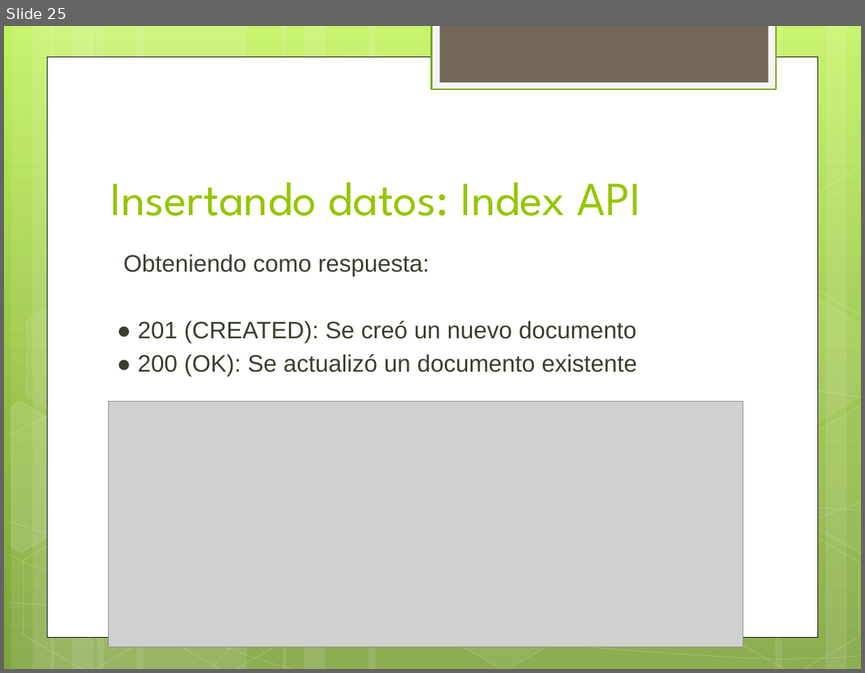
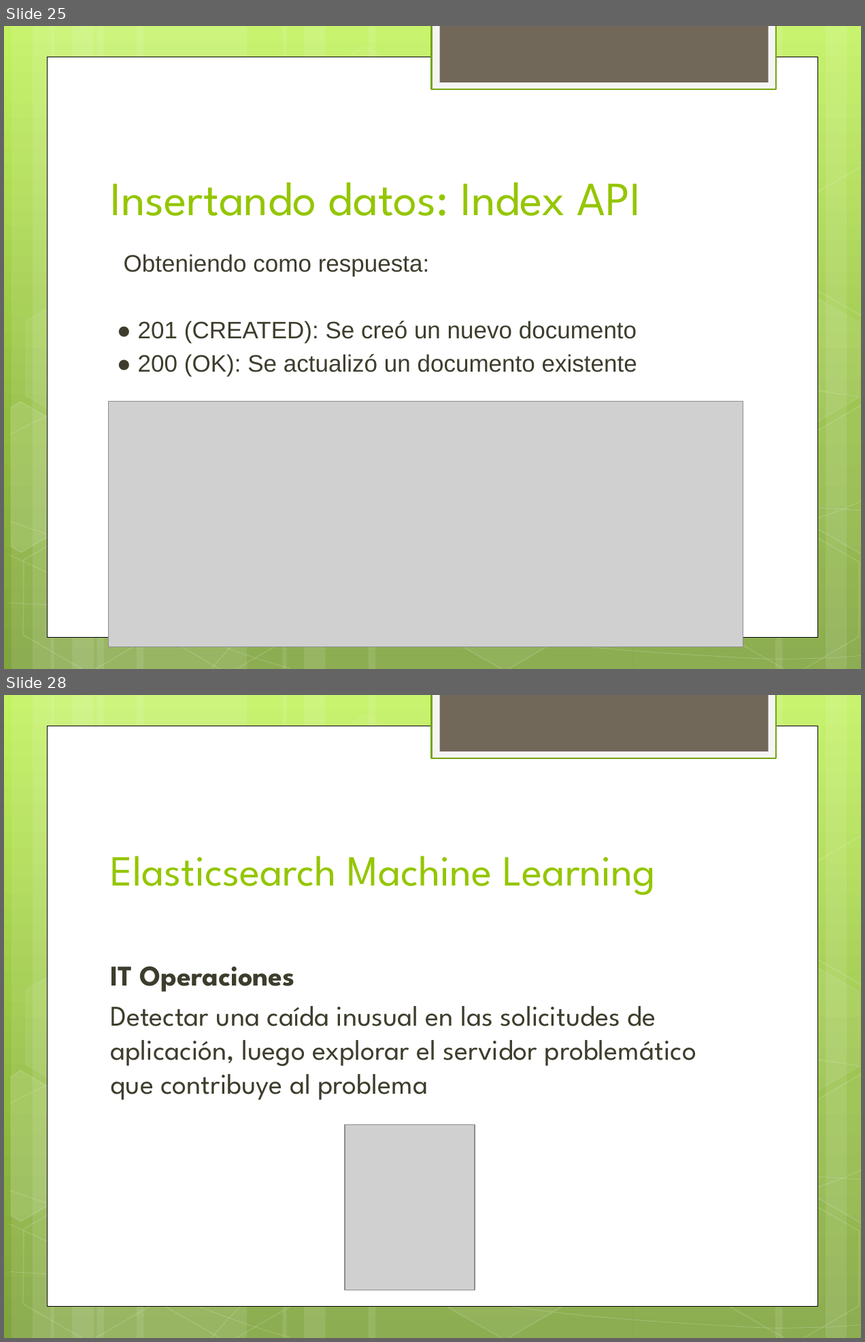
Before and after one commit to danielrpg/searchEngineAPI, a slide deck: document/ElasticSearch.pptx. Shown one above the other, each under a label of ours: slide 25 before the commit, slides 25 and 28 after it; the slides between them are not shown. The pictures are 865x673 and 865x1342 pixels, drawn with LibreOffice and Linux fonts; fonts in the diff are those of the drawing; grey boxes stand for pictures. Boxes give left, top, right and bottom in pixels: in the first picture for what was removed or moved away, otherwise in the second. Text is boxed around its words. In the diff, an @@ line names an element or a change of style, - is before the commit and + after.

```diff
--- a/document/ElasticSearch.pptx
+++ b/document/ElasticSearch.pptx
@@ slide 28 added at bbox=[4, 695, 861, 1338], background gradient #C3F35F to #93BF3F to #81A53E; not listed: 31 template elements that a slide beside it also shows @@
@@ title added at bbox=[110, 855, 655, 895], 36 pt, text #94C600 @@
+Elasticsearch Machine Learning
@@ text added at bbox=[110, 966, 696, 1100], 24 pt, text #3E3D2D @@
+IT Operaciones
+Detectar una caída inusual en las solicitudes de aplicación, luego explorar el servidor problemático que contribuye al problema
@@ picture added at bbox=[345, 1124, 475, 1289] @@
```
Also in this commit, not shown: 8 other slides added, 2 other files.
